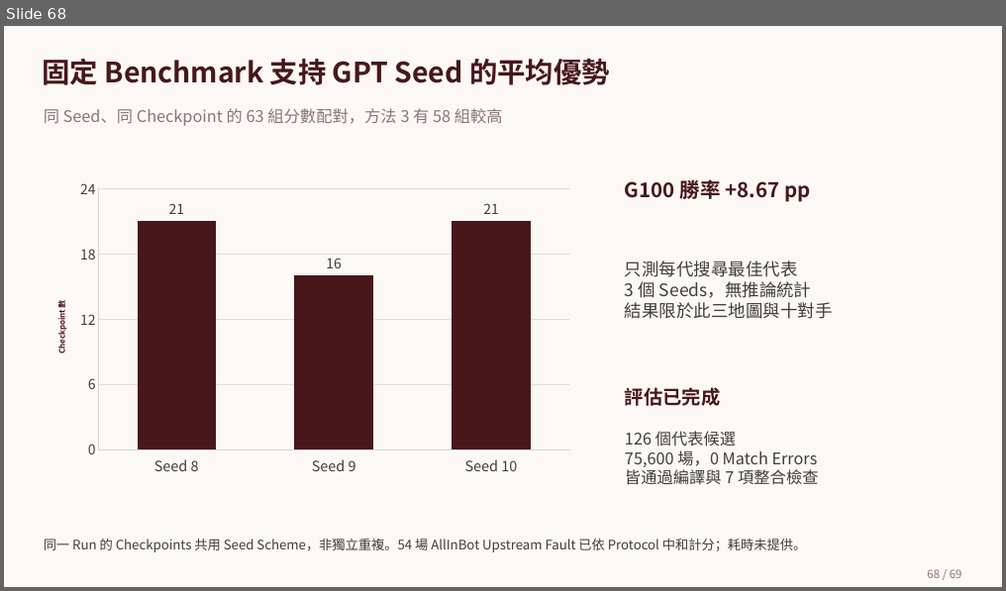
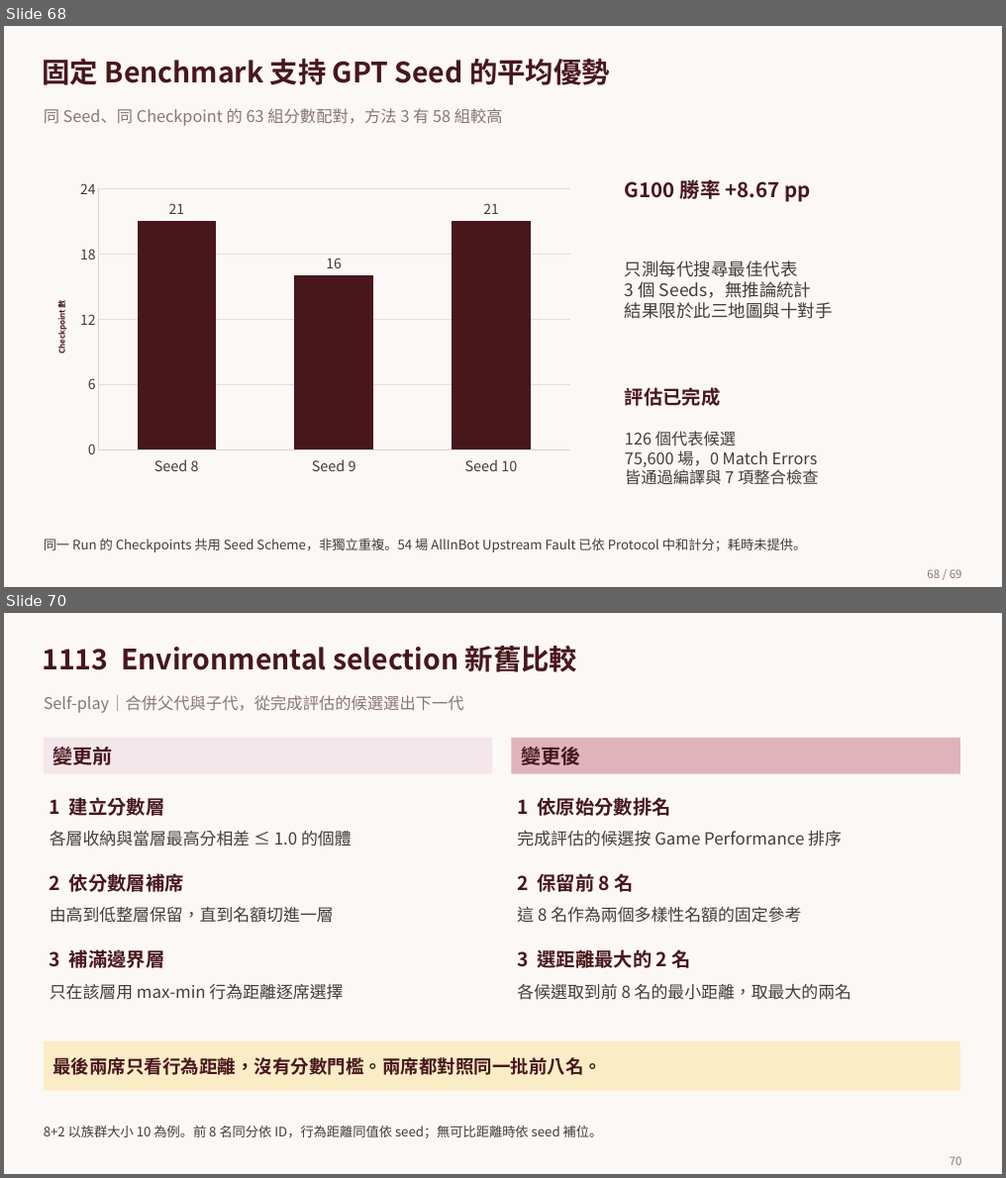
Before and after one commit to sophie8909/EAGLE, a slide deck: Meeting/deliverables/EAGLE.pptx. Shown one above the other, each under a label of ours: slide 68 before the commit, slides 68 and 70 after it; the slides between them are not shown. The pictures are 1006x591 and 1006x1178 pixels, drawn with LibreOffice and Linux fonts; fonts in the diff are those of the drawing; background and template pictures are left out. Boxes give left, top, right and bottom in pixels: in the first picture for what was removed or moved away, otherwise in the second. Text is boxed around its words. In the diff, an @@ line names an element or a change of style, - is before the commit and + after.

Commit message:
docs: expand the 1113 experiment and selection slides

```diff
--- a/Meeting/deliverables/EAGLE.pptx
+++ b/Meeting/deliverables/EAGLE.pptx
@@ slide 70 added at (4,613,1002,1174), background picture (left out) @@
@@ text added at (43,646,577,672), 35.2 pt, text #47171C, bold @@
+1113 Environmental selection 新舊比較
@@ text added at (44,695,464,713), 20.2 pt, text #877675 @@
+Self-play｜合併父代與子代，從完成評估的候選選出下一代
@@ rectangle added at (44,738,492,774), fill #F4E7EB, 25 pt, text #47171C, bold @@
+變更前
@@ rectangle added at (511,738,959,774), fill #DEB4BA, 25 pt, text #47171C, bold @@
+變更後
@@ text added at (50,797,164,816), 24 pt, text #47171C, bold @@
+1 建立分數層
@@ text added at (517,797,671,816), 24 pt, text #47171C, bold @@
+1 依原始分數排名
@@ text added at (50,831,351,847), 21 pt, text #423C3B @@
+各層收納與當層最高分相差 ≤ 1.0 的個體
@@ text added at (517,831,842,847), 21 pt, text #423C3B @@
+完成評估的候選按 Game Performance 排序
@@ text added at (50,873,184,892), 24 pt, text #47171C, bold @@
+2 依分數層補席
@@ text added at (517,873,634,892), 24 pt, text #47171C, bold @@
+2 保留前 8 名
@@ text added at (50,907,334,923), 21 pt, text #423C3B @@
+由高到低整層保留，直到名額切進一層
@@ text added at (517,907,801,923), 21 pt, text #423C3B @@
+這 8 名作為兩個多樣性名額的固定參考
@@ text added at (50,950,164,968), 24 pt, text #47171C, bold @@
+3 補滿邊界層
@@ text added at (517,950,690,968), 24 pt, text #47171C, bold @@
+3 選距離最大的 2 名
@@ text added at (50,984,343,1000), 21 pt, text #423C3B @@
+只在該層用 max-min 行為距離逐席選擇
@@ text added at (517,984,851,1000), 21 pt, text #423C3B @@
+各候選取到前 8 名的最小距離，取最大的兩名
@@ rectangle added at (44,1042,960,1091), fill #FAEDC6, 23 pt, text #47171C, bold @@
+最後兩席只看行為距離，沒有分數門檻。兩席都對照同一批前八名。
@@ text added at (44,1126,603,1139), 16.5 pt, text #423C3B @@
+8+2 以族群大小 10 為例。前 8 名同分依 ID，行為距離同值依 seed；無可比距離時依 seed 補位。
@@ page number added at (949,1157,962,1165), 14.2 pt, text #897574 @@
+70
```
Also in this commit, not shown: 1 slide changed, 3 other slides added.
